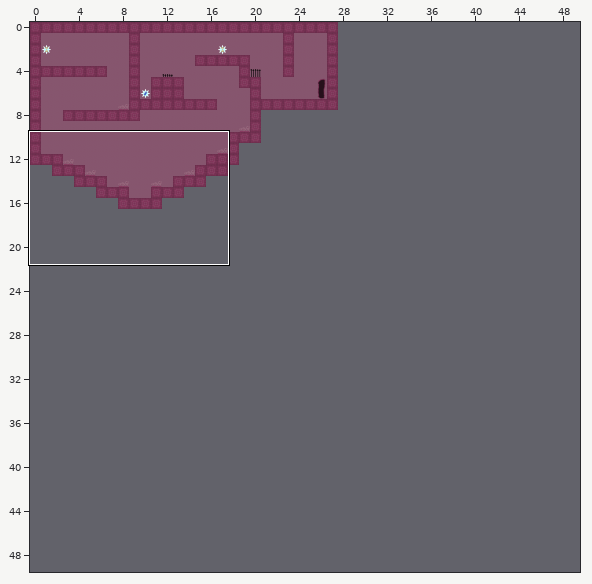
Two versions of a level (Tiled map, assets/maps/Level1.tmx). Above: a wide view before the commit, with the close-up outlined.
Close-up. Old version:
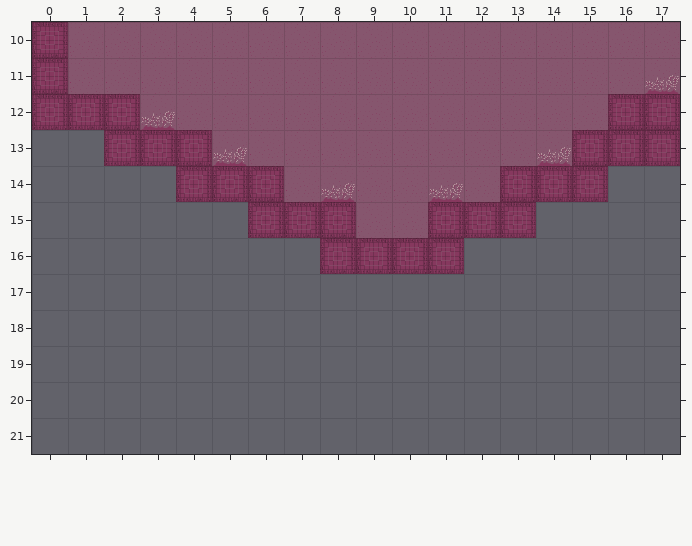
Cells are 64x64 px. Shown: x 0..17, y 10..21. The commit also changed other parts of the map, which this record leaves out. The old version is drawn lined up with the new one.
After the commit:
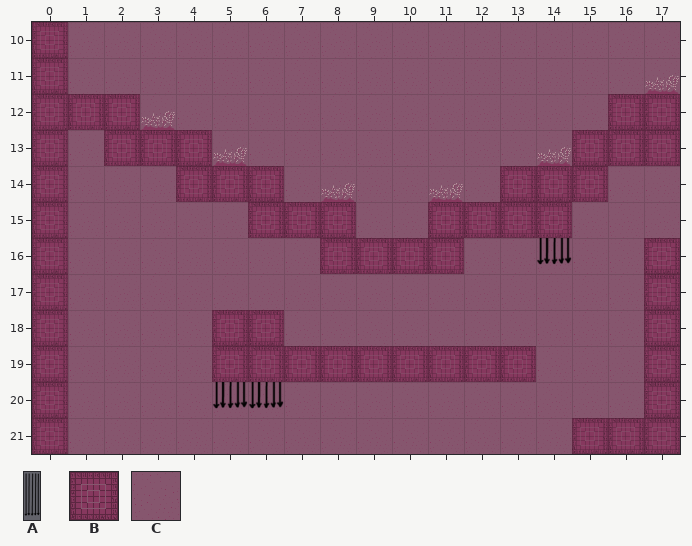
Key: from "spears": A 0 flipped up-down; from "walls_and_background": B 0, C 1.
_ is an empty cell.
Objects are placed by their top-left corner, in cells (3,4 is the top-left corner of cell 3,4); size is 1x1 cell unless given.
From the commit log: Implement flipped spears trap.
Edits made:
Changed rows in their new state; . is an unchanged cell.
map size 50x80 -> 50x50 cells
Layer "Background":
first column x 1:
13 C................
14 CCC............CC
15 CCCCC.........CCC
16 CCCCCCC....CCCCC.
17 CCCCCCCCCCCCCCCC.
18 CCCC..CCCCCCCCCC.
19 CCCC.........CCC.
20 CCCCCCCCCCCCCCCC.
21 CCCCCCCCCCCCCC...
Layer "Objects":
added: A "spears" at 14,14 size 1x3
added: A "spears" at 5,18 size 1x3
added: A "spears" at 6,18 size 1x3
Layer "Walls":
first column x 0:
13 B.................
14 B.................
15 B.............B...
16 B................B
17 B................B
18 B....BB..........B
19 B....BBBBBBBBB...B
20 B................B
21 B..............BBB
Changed places in both close-ups, as pixel boxes (x1, y1, x2, y2):
added: (32, 130, 680, 454)
